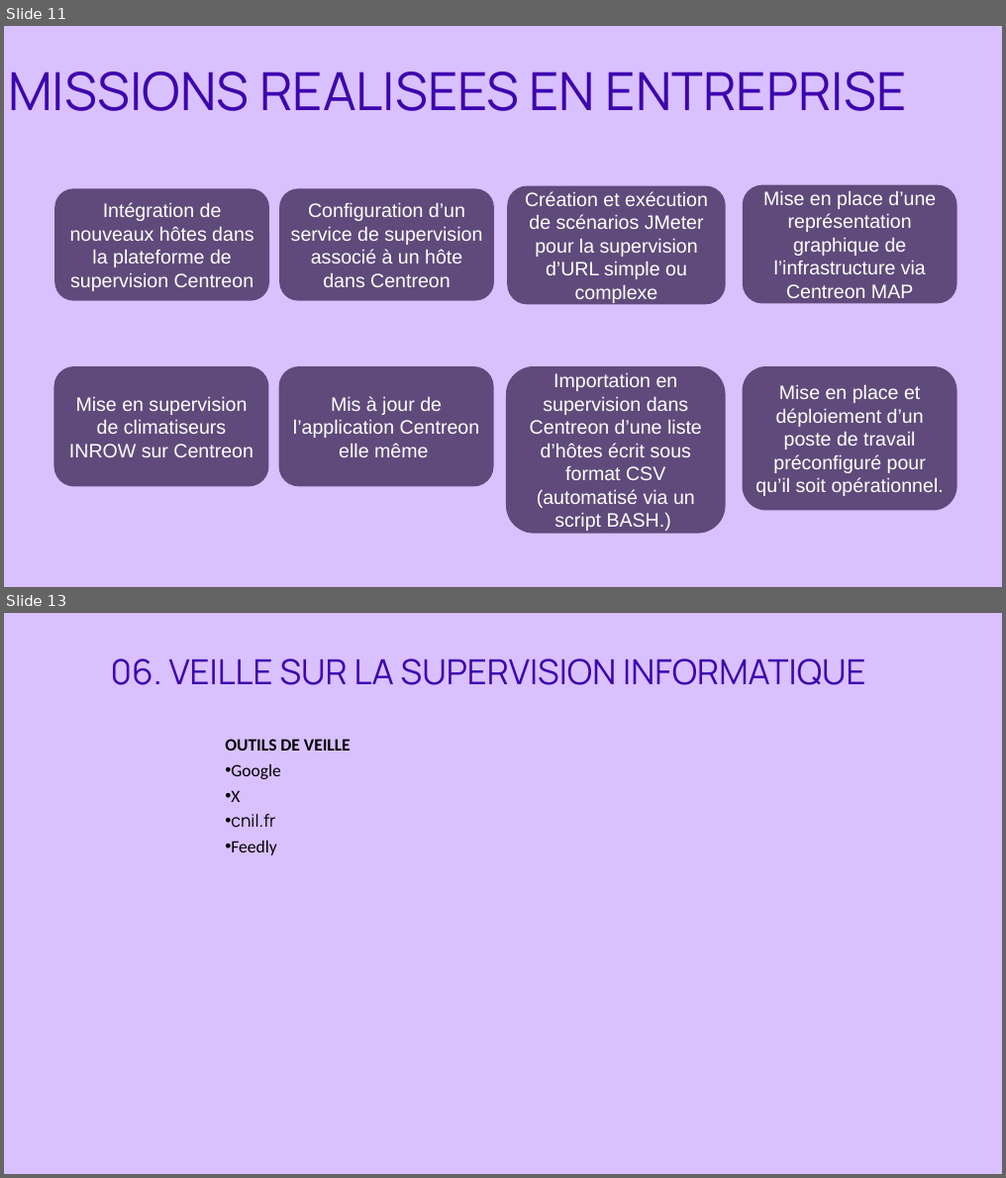
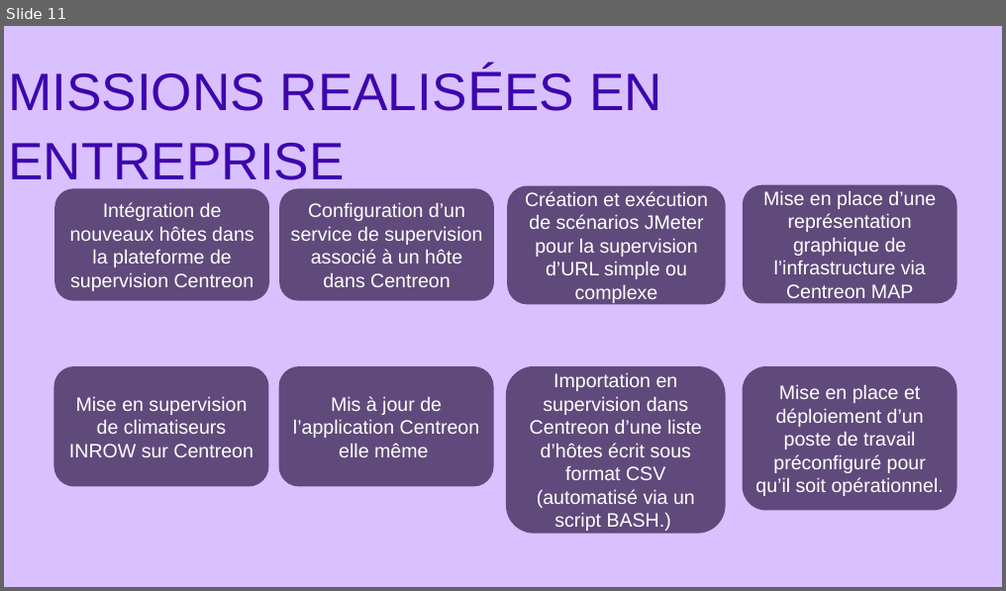
Before and after one commit to adamopendel/portfolio, a slide deck: Parcours_de_professionnalisation_E5_diapo.pptx. Shown one above the other, each under a label of ours: slides 11 and 13 before the commit, slide 11 after it; the slides between them are not shown. The pictures are 1006x1178 and 1006x591 pixels, drawn with LibreOffice and Linux fonts; fonts in the diff are those of the drawing. Boxes give left, top, right and bottom in pixels: in the first picture for what was removed or moved away, otherwise in the second. Text is boxed around its words. In the diff, an @@ line names an element or a change of style, - is before the commit and + after.

```diff
--- a/Parcours_de_professionnalisation_E5_diapo.pptx
+++ b/Parcours_de_professionnalisation_E5_diapo.pptx
@@ slide 13 removed at <box>4,613,1002,1174</box>, background #D9C0FF @@
@@ text removed at <box>111,659,865,685</box> @@
-06. VEILLE SUR LA SUPERVISION INFORMATIQUE
@@ text removed at <box>225,739,350,856</box> @@
-OUTILS DE VEILLE
-• Google
-• X
-• cnil.fr
-• Feedly
@@ slide 11 changed as well @@
@@ text at <box>8,74,662,189</box>: text changed; font Manrope to Arial @@
-MISSIONS REALISEES EN ENTREPRISE
+MISSIONS REALISÉES EN ENTREPRISE
```
Also in this commit, not shown: 14 other slides changed, 21 other files.
